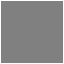
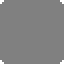
Layers edited between the first and the second (64, 64) image:
hid group "outline" (2 layers) over (0, 0, 64, 64)
hid group "container" (2 layers) over (0, 0, 64, 64)
hid group "rounded header" (2 layers) over (0, 0, 64, 64)
added layer "Layer #20" above "Layer #19" over (1, 60, 63, 64)
added layer "Layer #19" above "Background" over (1, 0, 63, 4)
